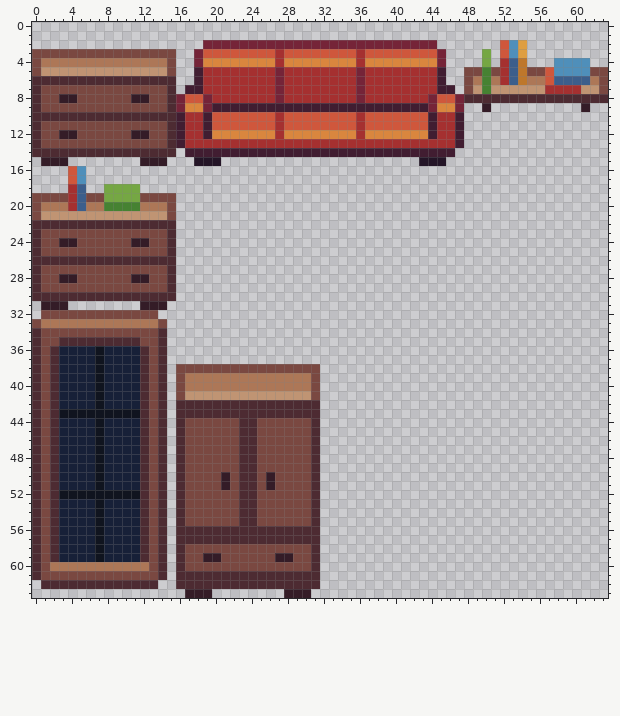
Pixel-art file -- Assets/Sprites/Furnitures.aseprite. Above: the version before the commit.
64x64 pixels, 1 frame.
Once edited:
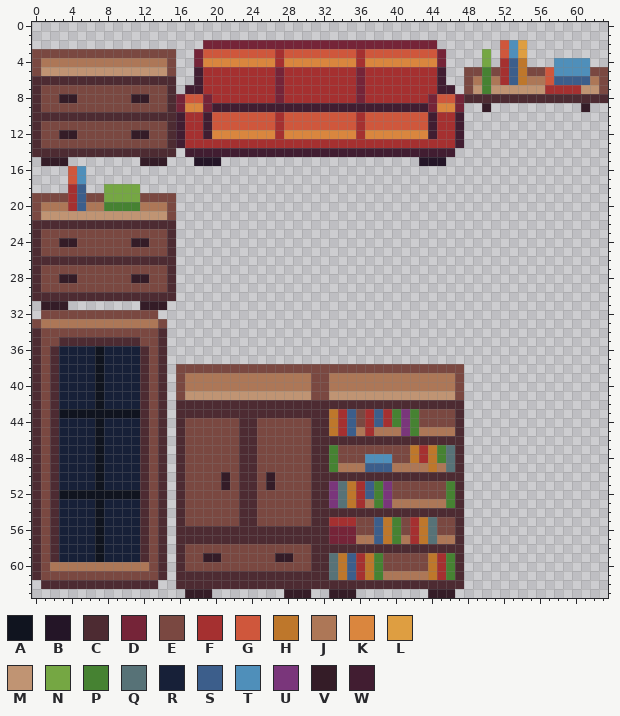
Palette (. is transparent): A #10141f  B #241527  C #4d2b32  D #752438  E #7a4841  F #a53030  G #cf573c  H #be772b  J #ad7757  K #da863e  L #de9e41  M #c09473  N #75a743  P #468232  Q #577277  R #172038  S #3c5e8b  T #4f8fba  U #7a367b  V #341c27  W #411d31
From old to new:
y 38: x 32..47 ................ -> EEEEEEEEEEEEEEEE
y 39..40: x 32..47 ................ -> EJJJJJJJJJJJJJJE
y 41: x 32..47 ................ -> EMMMMMMMMMMMMMME
y 42: x 32..47 ................ -> CCCCCCCCCCCCCCCC
y 43..44: x 32..47 ................ -> CHFSEFSFPUPEEEEC
y 45: x 32..47 ................ -> CHFSJFJJJUPJJJJC
y 46: x 32..47 ................ -> CCCCCCCCCCCCCCCC
y 47: x 32..47 ................ -> CPEEEEEEEEHFHPQC
y 48: x 32..47 ................ -> CPEEETTTEEHFHPQC
y 49: x 32..47 ................ -> CPJJJSSSJJJJHJQC
y 50: x 32..47 ................ -> CCCCCCCCCCCCCCCC
y 51..52: x 32..47 ................ -> CUQHFSPUEEEEEEPC
y 53: x 32..47 ................ -> CUQHFJPUJJJJJJPC
y 54: x 32..47 ................ -> CCCCCCCCCCCCCCCC
y 55: x 32..47 ................ -> CFFFEESHPEFHQEEC
y 56: x 32..47 ................ -> CDDDEESHPEFHQEEC
y 57: x 32..47 ................ -> CDDDJJSHPJFHQJJC
y 58: x 32..47 ................ -> CCCCCCCCCCCCCCCC
y 59..60: x 32..47 ................ -> CQHSFHPEEEEEHFPC
y 61: x 32..47 ................ -> CQHSFHPJJJJJHFPC
y 62: x 32..47 ................ -> CCCCCCCCCCCCCCCC
y 63: x 33..35 ... -> VVV; x 44..46 ... -> VVV
Boxes around the changes in both pictures, in picture pixels (x1, y1, x2, y2):
added: (320, 364, 464, 598)
